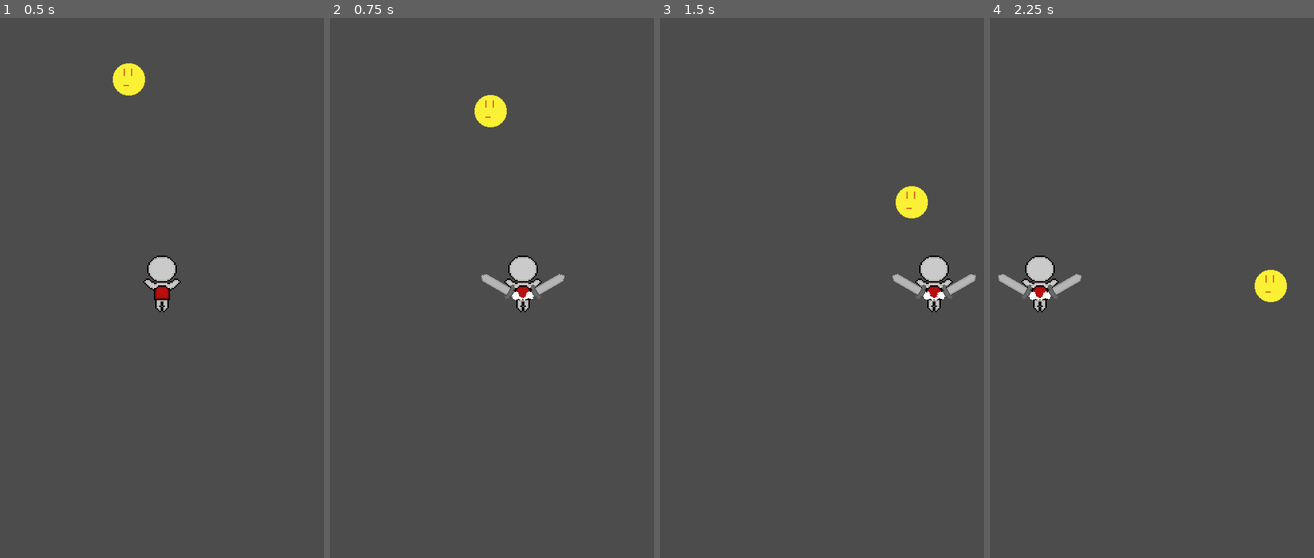
Above: before the commit, frames 1-4 (left to right).
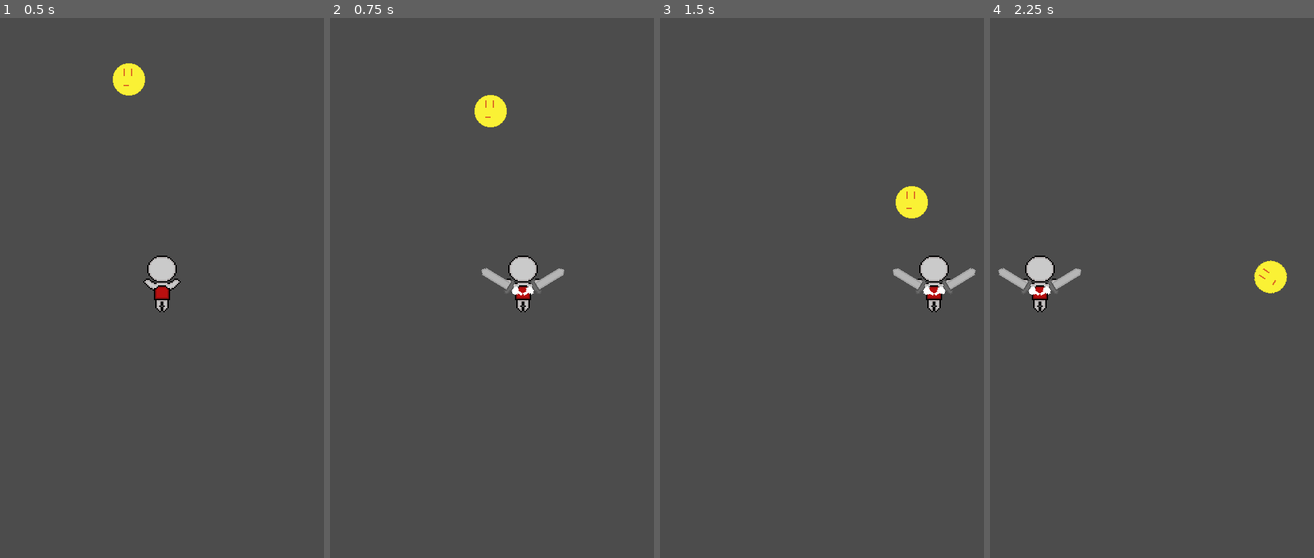
Above: after the commit, the same moments.

Repository: KaufmanDeveloper/gravity-flyer
Game: Godot game, scene res://maps/Test.tscn
Two runs of this game, one before a commit and one after it. Both use one fixed random seed, a clock stepped at 60 frames per second and the inputs below.
Inputs:
- Up to frame 1 (0.5 s): no input
- Up to frame 2 (0.75 s): hold Right (ui_right) from 0.53 s (still down); tap X (swipe) at 0.6 s
- Up to frame 3 (1.5 s): release Right (ui_right) at 1.28 s; hold Left (ui_left) from 1.28 s (still down); tap X (swipe) at 1.35 s
- Up to frame 4 (2.25 s): release Left (ui_left) at 2.03 s; hold Right (ui_right) from 2.03 s (still down); tap X (swipe) at 2.1 s

Frame 1 is identical in both runs. In frame 2, 0.5% of the frame differs, in the area x 46-73%, y 46-53%; in frame 3, 0.5%; in frame 4, 0.9%, in the area x 2-92%, y 44-53%.

Commit message:
fix: Correct collision mask for sword

Diff:
--- a/Gravity Flyer/enemies/Sun.tscn
+++ b/Gravity Flyer/enemies/Sun.tscn
@@ -30,11 +30,11 @@
 [node name="Sun" type="RigidBody2D"]
 
 input_pickable = false
-collision_layer = 1
-collision_mask = 1
+collision_layer = 3
+collision_mask = 3
 mode = 0
-mass = 0.005
-friction = 0.0
+mass = 0.8
+friction = 0.5
 bounce = 1.0
 gravity_scale = 0.0
 custom_integrator = false
@@ -48,7 +48,7 @@
 angular_velocity = 0.0
 angular_damp = -1.0
 script = ExtResource( 1 )
-_sections_unfolded = [ "Angular", "Applied Forces", "Linear" ]
+_sections_unfolded = [ "Angular", "Applied Forces", "Collision", "Linear" ]
 
 [node name="Animation" type="AnimationPlayer" parent="." index="0"]
 
--- a/Gravity Flyer/player/Player.tscn
+++ b/Gravity Flyer/player/Player.tscn
@@ -15,6 +15,7 @@
 collision_mask = 1
 collision/safe_margin = 0.08
 script = ExtResource( 1 )
+_sections_unfolded = [ "Collision" ]
 
 [node name="Sprite" type="Sprite" parent="." index="0"]
 
--- a/Gravity Flyer/player/Sword.tscn
+++ b/Gravity Flyer/player/Sword.tscn
@@ -31,7 +31,7 @@
 "times": PoolRealArray( 0, 1 ),
 "transitions": PoolRealArray( 1, 1 ),
 "update": 0,
-"values": [ 0.0, -90.0 ]
+"values": [ 0.0, -110.0 ]
 }
 
 [sub_resource type="Animation" id=1]
@@ -50,7 +50,7 @@
 "times": PoolRealArray( 0, 1 ),
 "transitions": PoolRealArray( 1, 1 ),
 "update": 0,
-"values": [ 0.0, 90.0 ]
+"values": [ 0.0, 110.0 ]
 }
 tracks/1/type = "value"
 tracks/1/path = NodePath(".:position")
@@ -64,6 +64,18 @@
 "update": 0,
 "values": [ Vector2( 15, -20 ), Vector2( 15, 10 ) ]
 }
+tracks/2/type = "value"
+tracks/2/path = NodePath("KinematicBody2D/CollisionShape2D:disabled")
+tracks/2/interp = 1
+tracks/2/loop_wrap = true
+tracks/2/imported = false
+tracks/2/enabled = true
+tracks/2/keys = {
+"times": PoolRealArray(  ),
+"transitions": PoolRealArray(  ),
+"update": 1,
+"values": [  ]
+}
 
 [sub_resource type="RectangleShape2D" id=2]
 
@@ -72,6 +84,7 @@
 
 [node name="Sword" type="Node2D" index="0"]
 
+position = Vector2( 15, -20 )
 script = ExtResource( 1 )
 _sections_unfolded = [ "Transform" ]
 
@@ -81,7 +94,7 @@
 autoplay = ""
 playback_process_mode = 1
 playback_default_blend_time = 0.0
-playback_speed = 5.0
+playback_speed = 4.0
 anims/swingleft = SubResource( 3 )
 anims/swingright = SubResource( 1 )
 blend_times = [  ]
@@ -91,17 +104,14 @@
 
 texture = ExtResource( 2 )
 
-[node name="Area" type="Area2D" parent="." index="2"]
+[node name="KinematicBody2D" type="KinematicBody2D" parent="." index="2"]
 
-input_pickable = true
-gravity_vec = Vector2( 0, 1 )
-gravity = 98.0
-linear_damp = 0.1
-angular_damp = 1.0
-audio_bus_override = false
-audio_bus_name = "Master"
+input_pickable = false
+collision_layer = 2
+collision_mask = 2
+collision/safe_margin = 0.08
 
-[node name="CollisionShape2D" type="CollisionShape2D" parent="Area" index="0"]
+[node name="CollisionShape2D" type="CollisionShape2D" parent="KinematicBody2D" index="0"]
 
 position = Vector2( 0, -6 )
 shape = SubResource( 2 )
